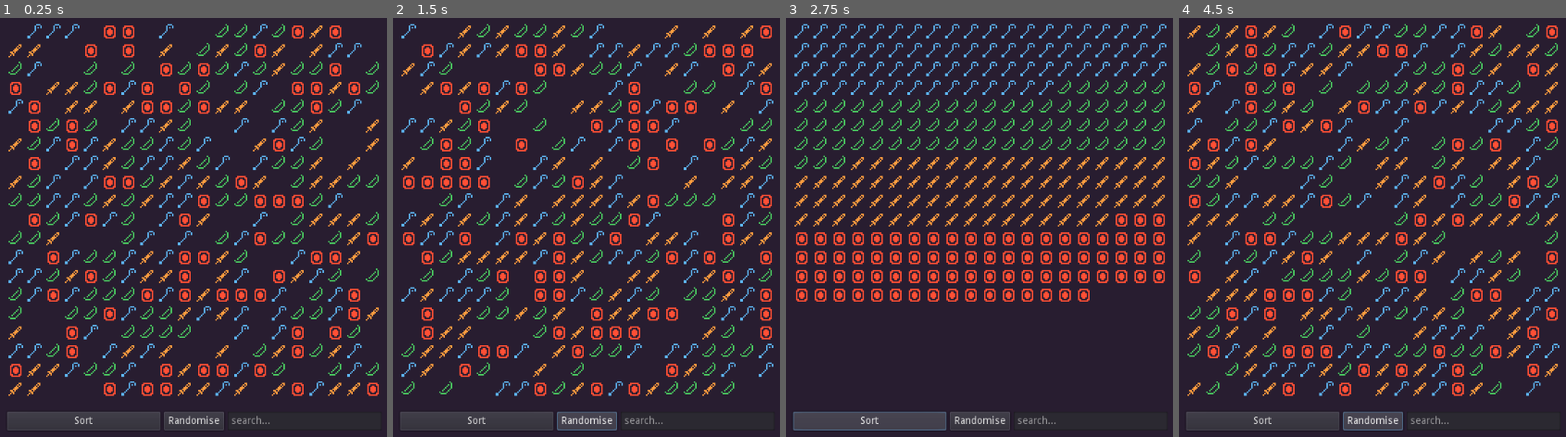
Above: before the commit, frames 1-4 (left to right).
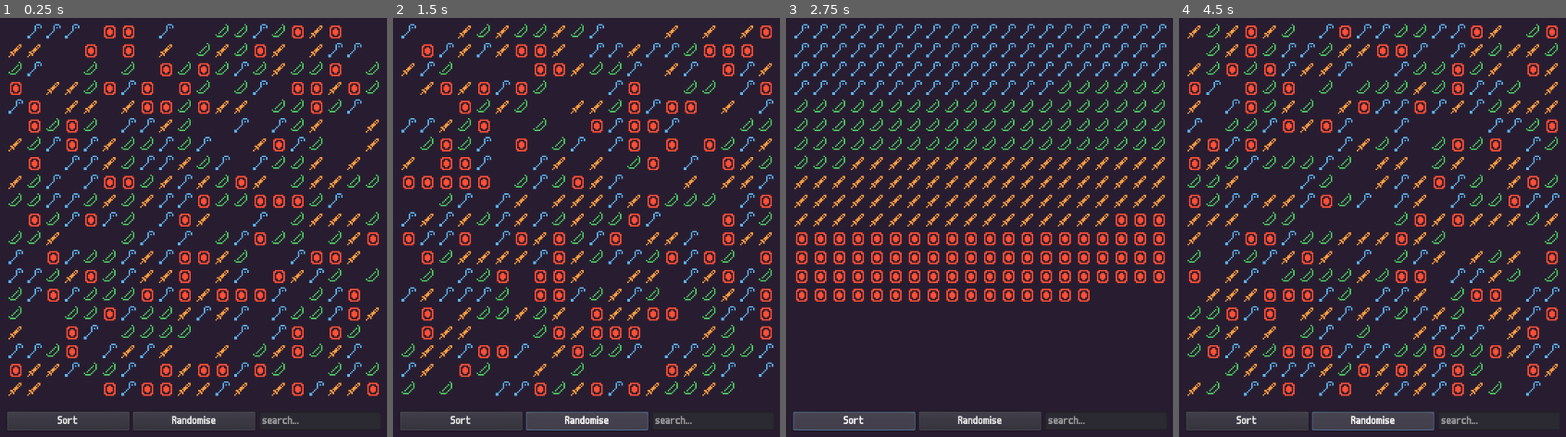
Above: after the commit, the same moments.

Repository: AGPritchard/inventory
Game: Godot game, scene res://src/inventory/inventory.tscn
Same seed, same stepped clock (60 frames per second), same inputs: the game is played once before the commit and once after it. The project has no main scene, so this scene is started directly.
Inputs:
- Up to frame 1 (0.25 s): no input
- Up to frame 2 (1.5 s): click "Sort" at 0.5 s; click "Randomise" at 1.25 s
- Up to frame 3 (2.75 s): click "Sort" at 2 s
- Up to frame 4 (4.5 s): click "Randomise" at 2.75 s; click "Sort" at 3.5 s; click "Randomise" at 4.25 s

The runs differ from the first frame. In frame 1, 0.6% of the frame differs, in the area x 14-78%, y 94-99%; in frame 2, 0.8%; in frame 3, 0.6%; in frame 4, 0.8%.

Commit message:
Add custom ui theme

Diff:
--- a/src/inventory/inventory.gd
+++ b/src/inventory/inventory.gd
@@ -28,6 +28,9 @@
 func _ready() -> void:
 	VisualServer.set_default_clear_color(Color8(41, 30, 49, 255))
 	randomize()
+
+	# set icon slot theme
+	var slot_theme := Theme
 
 	$VBoxContainer/GridContainer.columns = columns
 	for i in slot_count:
--- a/src/inventory/inventory.tscn
+++ b/src/inventory/inventory.tscn
@@ -1,6 +1,13 @@
-[gd_scene load_steps=2 format=2]
+[gd_scene load_steps=5 format=2]
 
 [ext_resource path="res://src/inventory/inventory.gd" type="Script" id=1]
+[ext_resource path="res://assets/font/m6x11.ttf" type="DynamicFontData" id=2]
+
+[sub_resource type="DynamicFont" id=4]
+font_data = ExtResource( 2 )
+
+[sub_resource type="Theme" id=5]
+default_font = SubResource( 4 )
 
 [node name="Inventory" type="Control"]
 anchor_left = 0.5
@@ -11,6 +18,7 @@
 margin_top = -20.0
 margin_right = 20.0
 margin_bottom = 20.0
+theme = SubResource( 5 )
 script = ExtResource( 1 )
 __meta__ = {
 "_edit_use_anchors_": false
@@ -33,7 +41,7 @@
 }
 
 [node name="GridContainer" type="GridContainer" parent="VBoxContainer"]
-margin_right = 188.0
+margin_right = 193.0
 custom_constants/vseparation = 2
 custom_constants/hseparation = 2
 __meta__ = {
@@ -42,25 +50,26 @@
 
 [node name="HBoxContainer" type="HBoxContainer" parent="VBoxContainer"]
 margin_top = 20.0
-margin_right = 188.0
+margin_right = 193.0
 margin_bottom = 44.0
 custom_constants/separation = 5
 
 [node name="SortButton" type="Button" parent="VBoxContainer/HBoxContainer"]
-margin_right = 37.0
+margin_right = 40.0
 margin_bottom = 24.0
 size_flags_horizontal = 3
 text = "Sort"
 
 [node name="RandomiseButton" type="Button" parent="VBoxContainer/HBoxContainer"]
-margin_left = 42.0
-margin_right = 125.0
+margin_left = 45.0
+margin_right = 118.0
 margin_bottom = 24.0
+size_flags_horizontal = 3
 text = "Randomise"
 
 [node name="SearchBar" type="LineEdit" parent="VBoxContainer/HBoxContainer"]
-margin_left = 130.0
-margin_right = 188.0
+margin_left = 123.0
+margin_right = 193.0
 margin_bottom = 24.0
 size_flags_horizontal = 3
 clear_button_enabled = true
